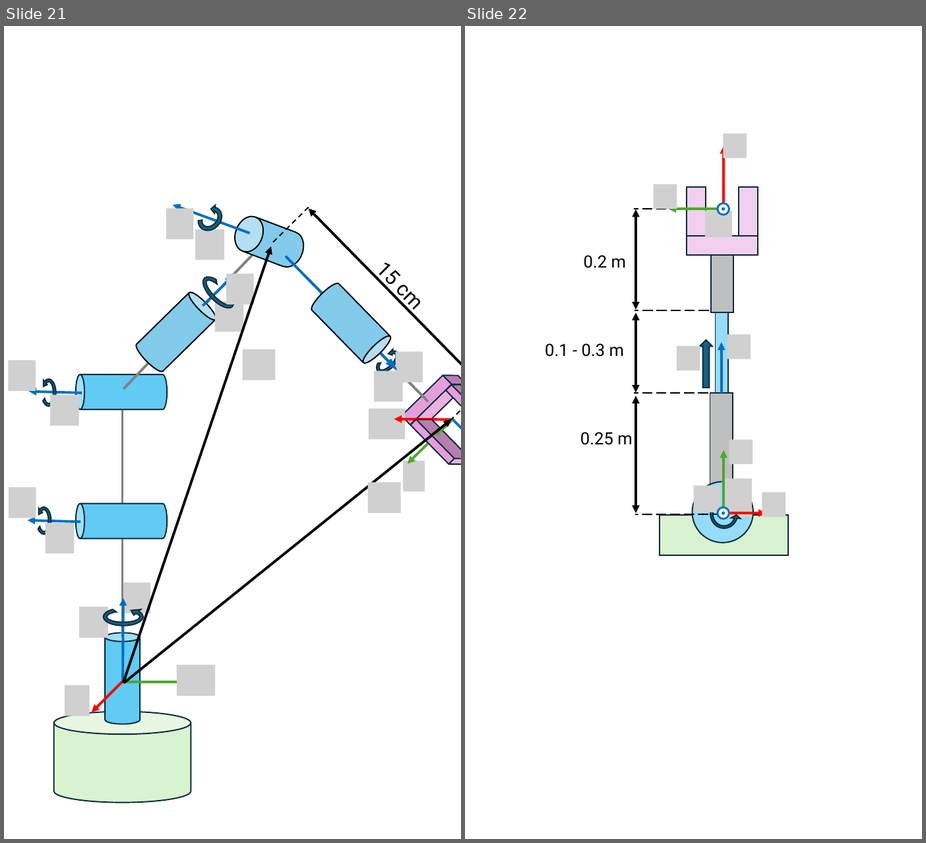
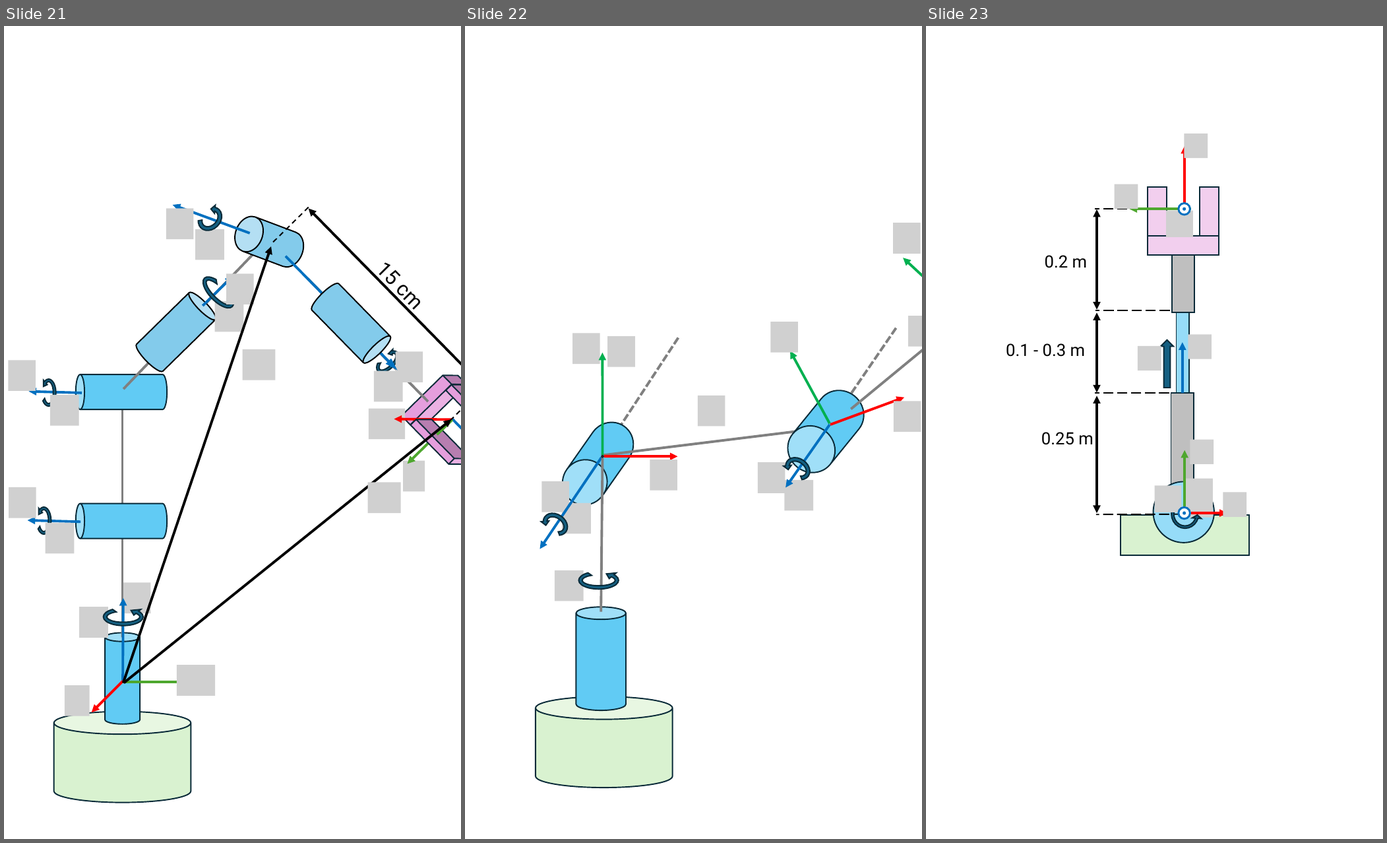
Before and after one commit to iocroblab/from_code_to_robot, a slide deck: robotics/Resources/Images/Robot images.pptx. Shown side by side, each under a label of ours: slides 21 and 22 before the commit, slides 21, 22 and 23 after it. The pictures are 926x843 and 1387x843 pixels, drawn with LibreOffice and Linux fonts; fonts in the diff are those of the drawing; grey boxes stand for pictures; background and template pictures are left out. Boxes give left, top, right and bottom in pixels: in the first picture for what was removed or moved away, otherwise in the second. Text is boxed around its words. In the diff, an @@ line names an element or a change of style, - is before the commit and + after.

```diff
--- a/robotics/Resources/Images/Robot images.pptx
+++ b/robotics/Resources/Images/Robot images.pptx
@@ slide 22 added at [465,26,922,839], background #FFFFFF @@
@@ picture added at [893,223,920,254] @@
@@ arrow added from (922, 314) to (903, 258), #00B050 3 pt @@
@@ picture added at [771,322,798,352] @@
@@ line added from (922, 314) to (851, 409), #808080 3 pt @@
@@ picture added at [909,316,922,346] @@
@@ picture added at [573,334,600,364] @@
@@ line added from (678, 338) to (579, 489), #808080 3 pt dashed @@
@@ picture added at [608,336,635,367] @@
@@ line added from (896, 328) to (814, 448), #808080 3 pt dashed @@
@@ arrow added from (603, 455) to (603, 353), #00B050 3 pt @@
@@ arrow added from (830, 423) to (790, 351), #00B050 3 pt @@
@@ cylinder added at [779,381,874,482], fill #61CBF4, outline #092A39 1.5 pt @@
@@ picture added at [698,396,726,426] @@
@@ arrow added from (831, 425) to (905, 398), #FF0000 3 pt @@
@@ picture added at [894,401,921,431] @@
@@ cylinder added at [554,413,643,514], fill #61CBF4, outline #092A39 1.5 pt @@
@@ line added from (798, 431) to (602, 455), #808080 3 pt @@
@@ arrow added from (830, 425) to (786, 487), #0070C0 3 pt @@
@@ arrow added from (602, 458) to (540, 549), #0070C0 3 pt @@
@@ line added from (603, 458) to (601, 612), #808080 3 pt @@
@@ ellipse added at [601,455,604,458], fill #262626 @@
@@ arrow added from (604, 456) to (678, 456), #FF0000 3 pt @@
@@ picture added at [650,460,678,490] @@
@@ circular arrow added at [779,450,817,487], fill #156082, outline #092A39 1.5 pt @@
@@ picture added at [758,463,785,493] @@
@@ picture added at [784,479,813,510] @@
@@ picture added at [542,481,569,512] @@
@@ circular arrow added at [536,506,575,543], fill #156082, outline #092A39 1.5 pt @@
@@ picture added at [562,503,590,534] @@
@@ picture added at [555,570,583,601] @@
@@ circular arrow added at [576,569,621,592], fill #156082, outline #092A39 1.5 pt @@
@@ cylinder added at [576,607,626,711], fill #61CBF4, outline #092A39 1.5 pt @@
@@ cylinder added at [536,697,673,788], fill #D9F2D0, outline #092A39 1.5 pt @@
@@ what was slide 22 is now slide 23 @@
```
Also in this commit, not shown: 2 other files.
